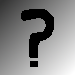
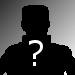
Revision of a layered 75x75 image; what changed, layer by layer:
added layer "?" above "Pasted Layer #1" over 29, 40, 43, 66
added layer "Pasted Layer #1" above "Background" over 0, 5, 75, 75
hid "Background" over 21, 9, 54, 67
